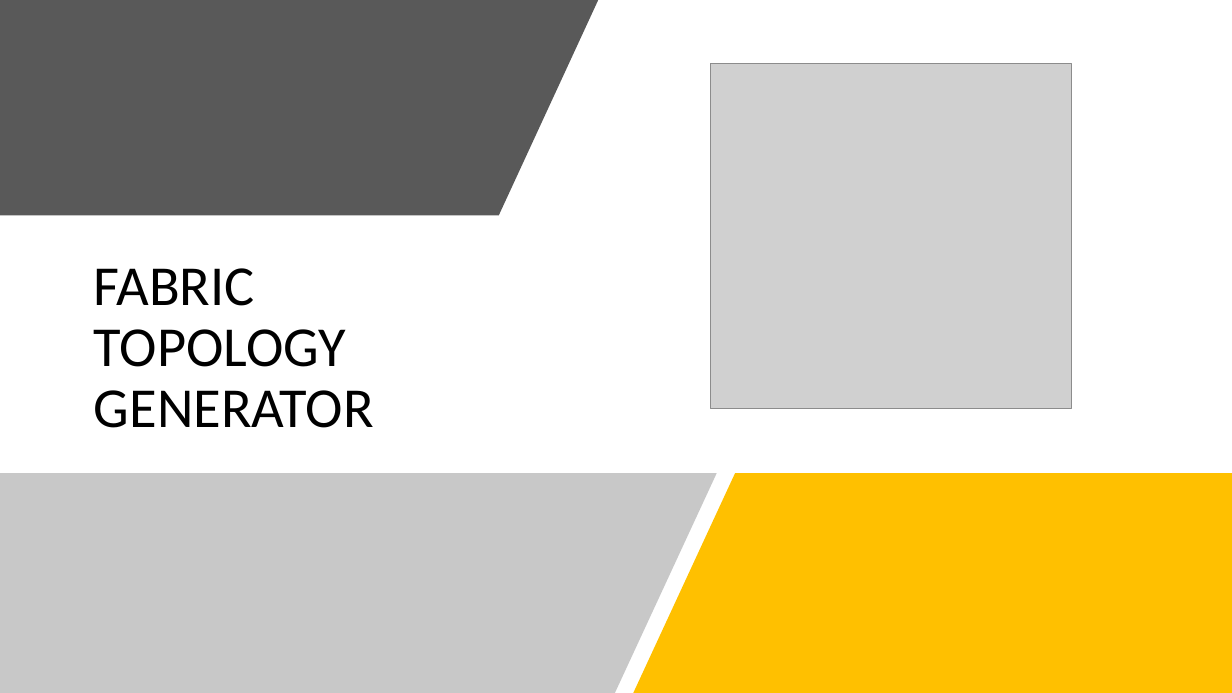
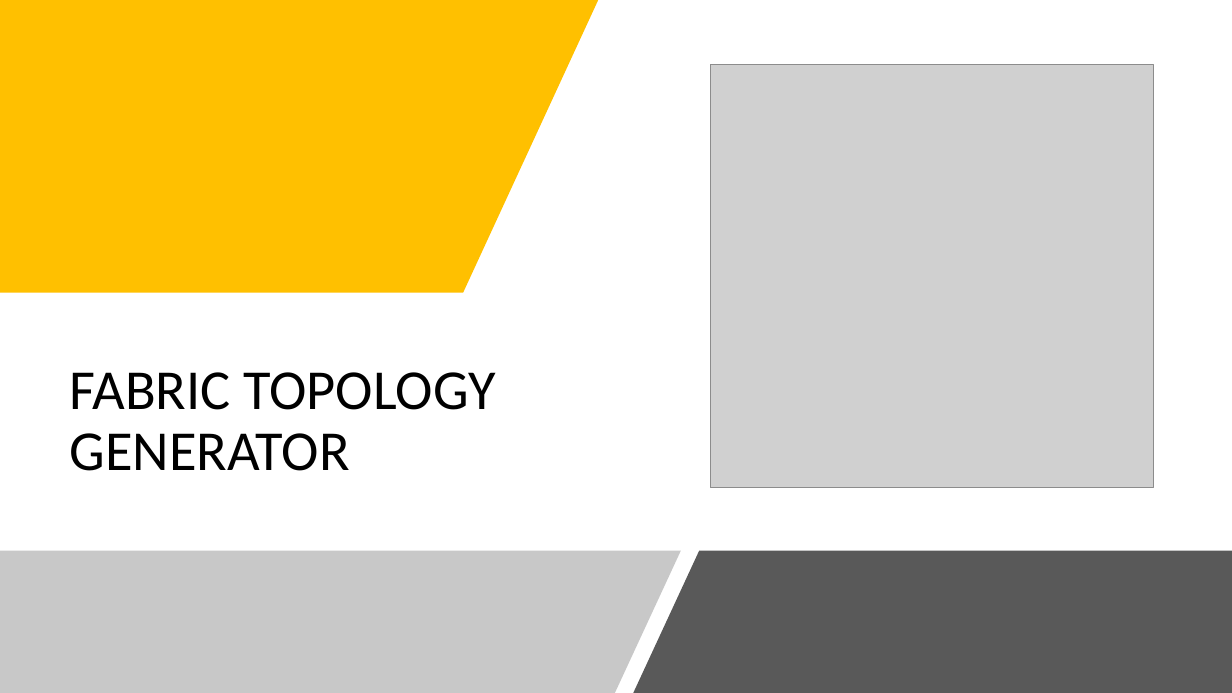
Before and after one commit to umangnangal/Topology_Generator, a slide deck: slide 1 of San_Charcha_30th_Sept.pptx. Drawn at 1232x693 pixels with LibreOffice and Linux fonts; fonts in the diff are those of the drawing; grey boxes stand for pictures. Boxes give left, top, right and bottom in pixels: in the first picture for what was removed or moved away, otherwise in the second. Text is boxed around its words. In the diff, an @@ line names an element or a change of style, - is before the commit and + after.

```diff
--- a/San_Charcha_30th_Sept.pptx
+++ b/San_Charcha_30th_Sept.pptx
@@ freeform shape: place and size @@
-freeform shape at (0,0,598,215)
+freeform shape at (0,0,598,293)
@@ freeform shape at (0,0,598,293): fill #595959 to #FFC000 @@
@@ picture: place and size @@
-picture at (711,64,1071,409)
+picture at (711,65,1153,488)
@@ title "FABRIC TOPOLOGY GENERATOR" rewrapped from (94,268,374,428) to (70,372,496,471) @@
@@ freeform shape: place and size @@
-freeform shape at (0,473,717,693)
+freeform shape at (0,551,681,693)
@@ freeform shape: place and size @@
-freeform shape at (633,473,1232,693)
+freeform shape at (633,551,1232,693)
@@ freeform shape at (633,551,1232,693): fill #FFC000 to #595959 @@
```
Also in this commit, not shown: 4 other slides changed, 1 slide removed, 3 other files.
